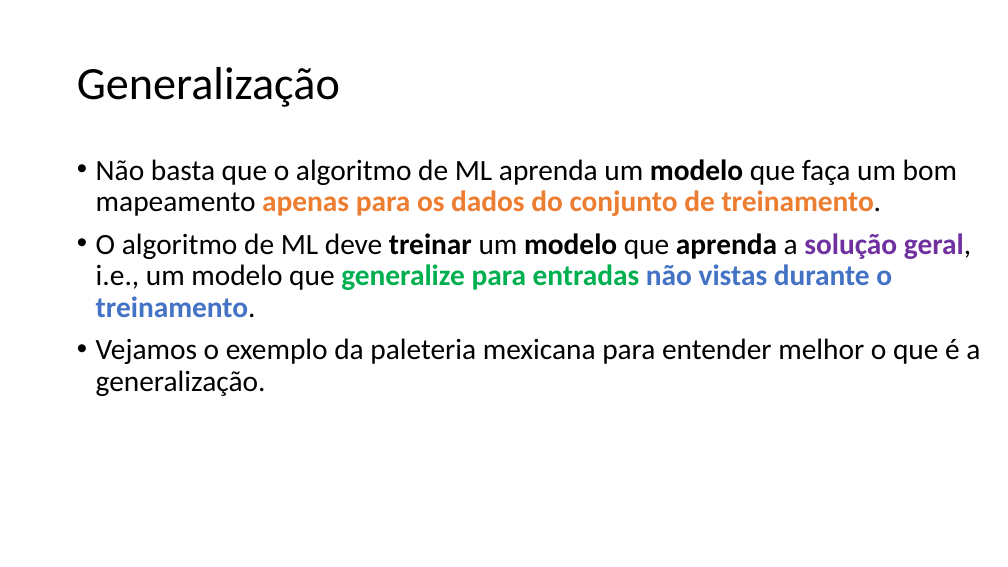
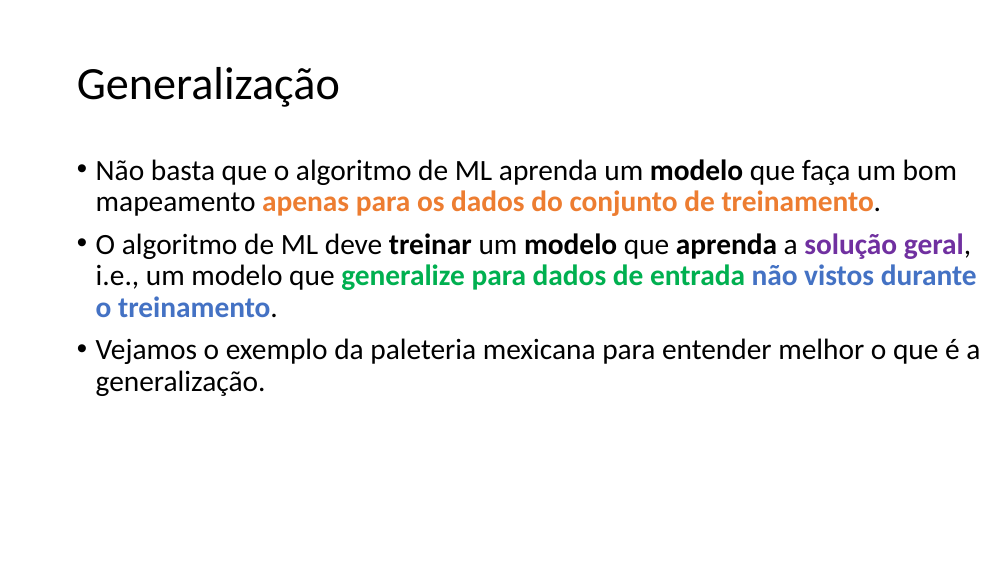
Before and after one commit to zz4fap/c24_inteligencia_artificial, a slide deck: slide 8 of slides/C24_Paradigmas.pptx (slide 7 before the commit). Drawn at 1008x567 pixels with LibreOffice and Linux fonts; fonts in the diff are those of the drawing. Boxes give left, top, right and bottom in pixels: in the first picture for what was removed or moved away, otherwise in the second. Text is boxed around its words. In the diff, an @@ line names an element or a change of style, - is before the commit and + after.

Commit message:
new slides

```diff
--- a/slides/C24_Paradigmas.pptx
+++ b/slides/C24_Paradigmas.pptx
@@ text at (x1=96, y1=233, x2=977, y2=317): text changed @@
-• O algoritmo de ML deve treinar um modelo que aprenda a solução geral, i.e., um modelo que generalize para entradas não vistas durante o treinamento.
+• O algoritmo de ML deve treinar um modelo que aprenda a solução geral, i.e., um modelo que generalize para dados de entrada não vistos durante o treinamento.
```
Also in this commit, not shown: 3 other slides changed, 1 slide added.
